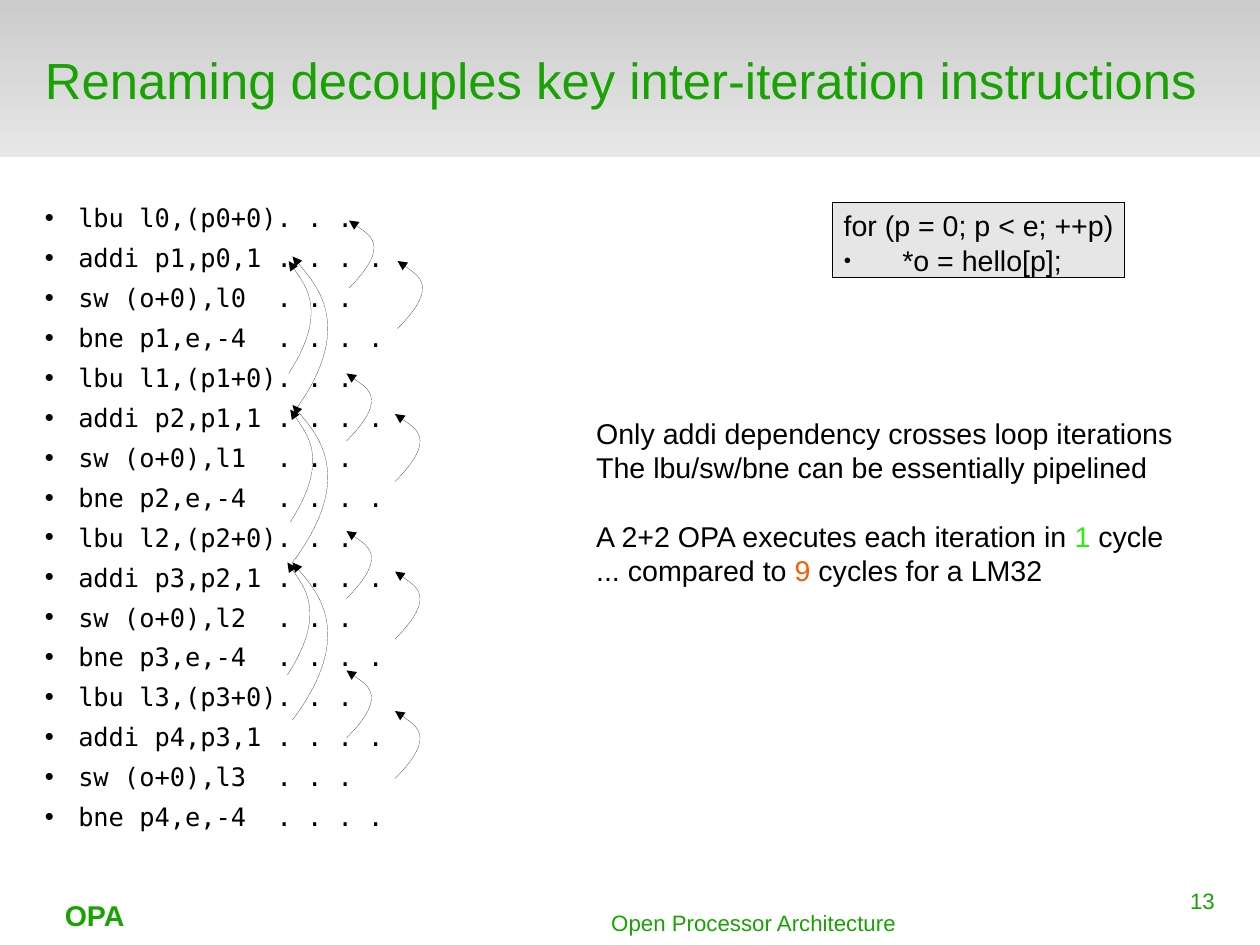
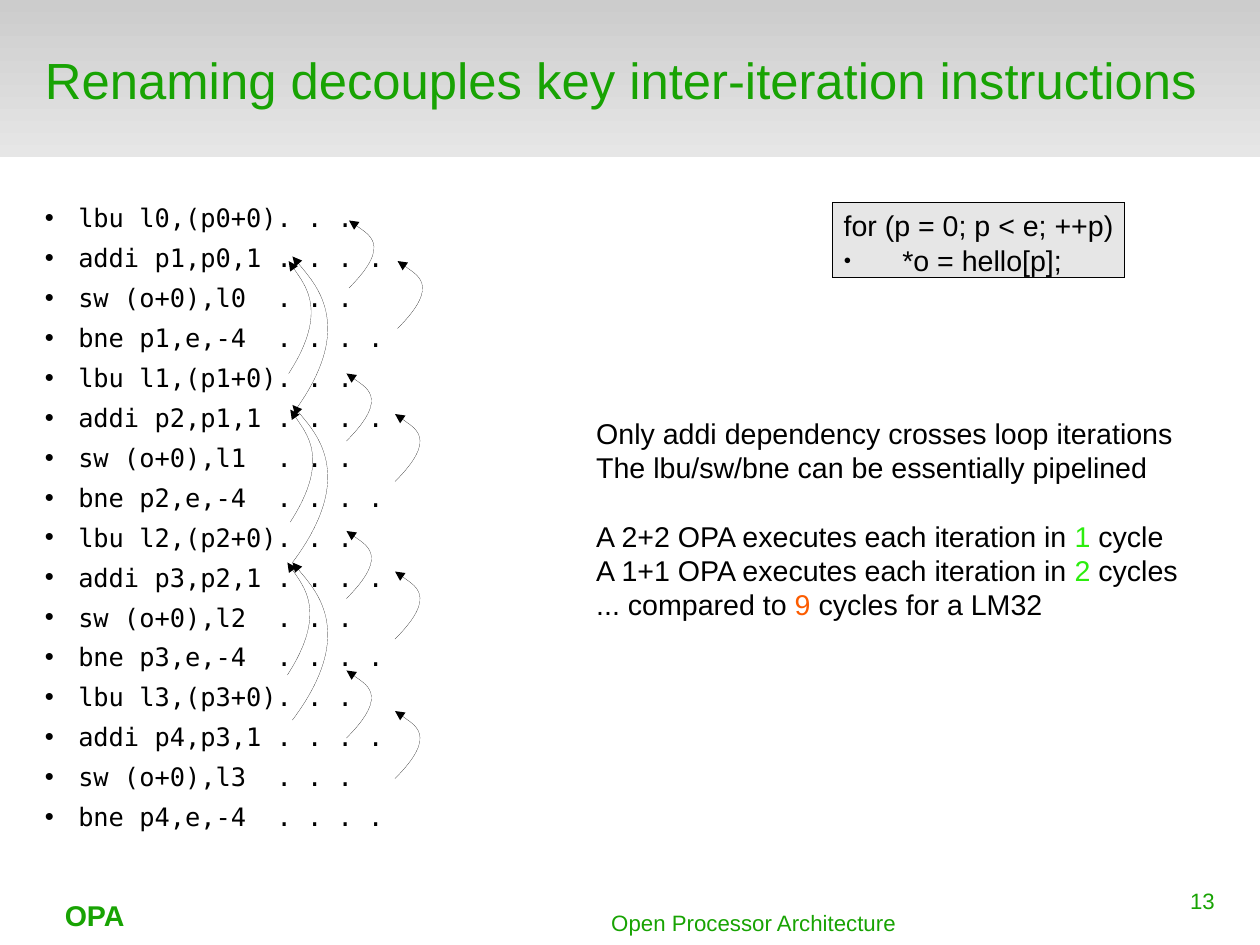
Before and after one commit to terpstra/opa, a slide deck: slide 13 of docs/orconf2015.odp. Drawn at 1260x945 pixels with LibreOffice and Linux fonts; fonts in the diff are those of the drawing; background and template pictures are left out. Boxes give left, top, right and bottom in pixels: in the first picture for what was removed or moved away, otherwise in the second. Text is boxed around its words. In the diff, an @@ line names an element or a change of style, - is before the commit and + after.

```diff
--- a/docs/orconf2015.odp
+++ b/docs/orconf2015.odp
@@ text at (596,560,1177,587): paragraph added @@
+A 1+1 OPA executes each iteration in 2 cycles
```
Also in this commit, not shown: 1 other slide changed.
